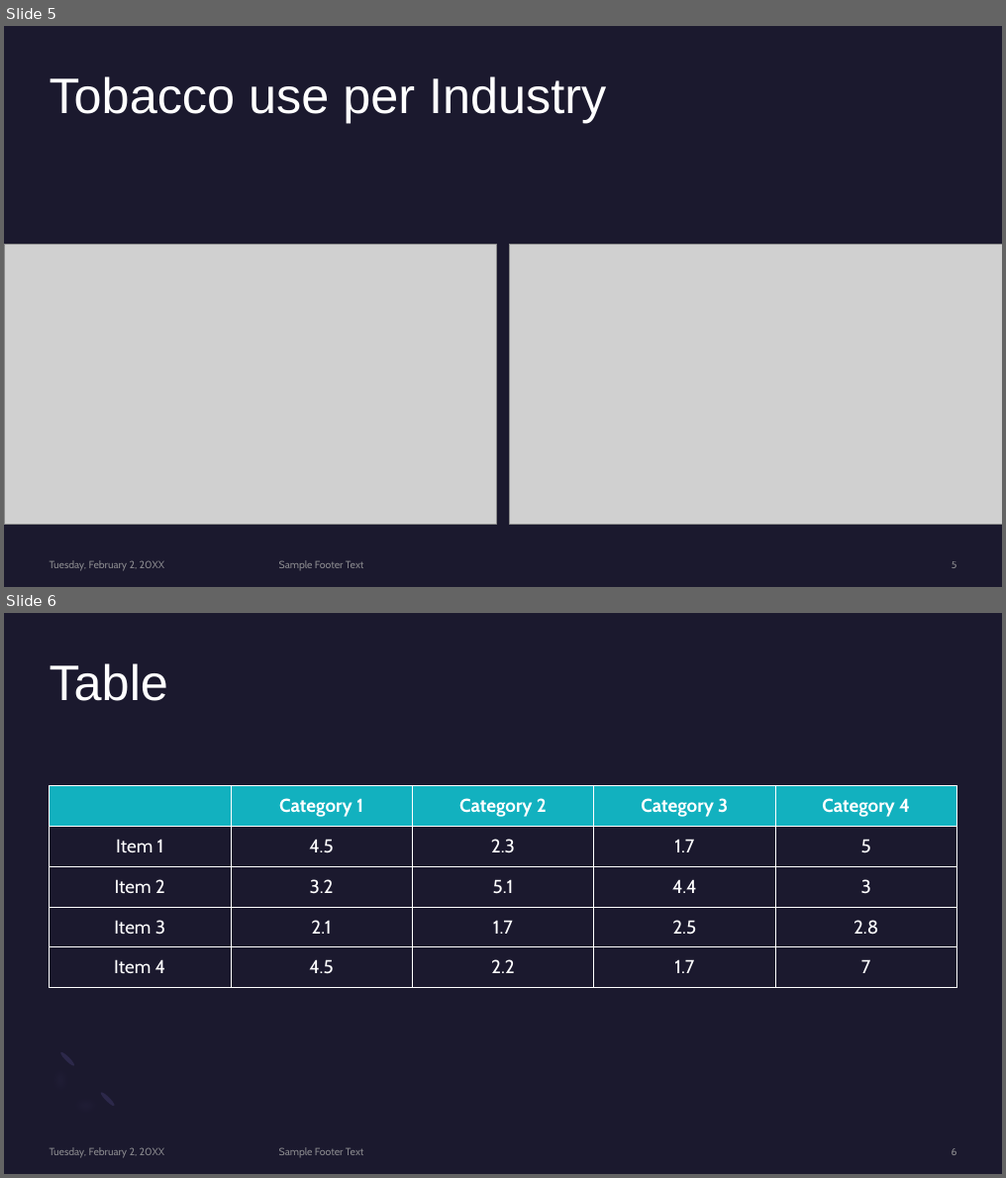
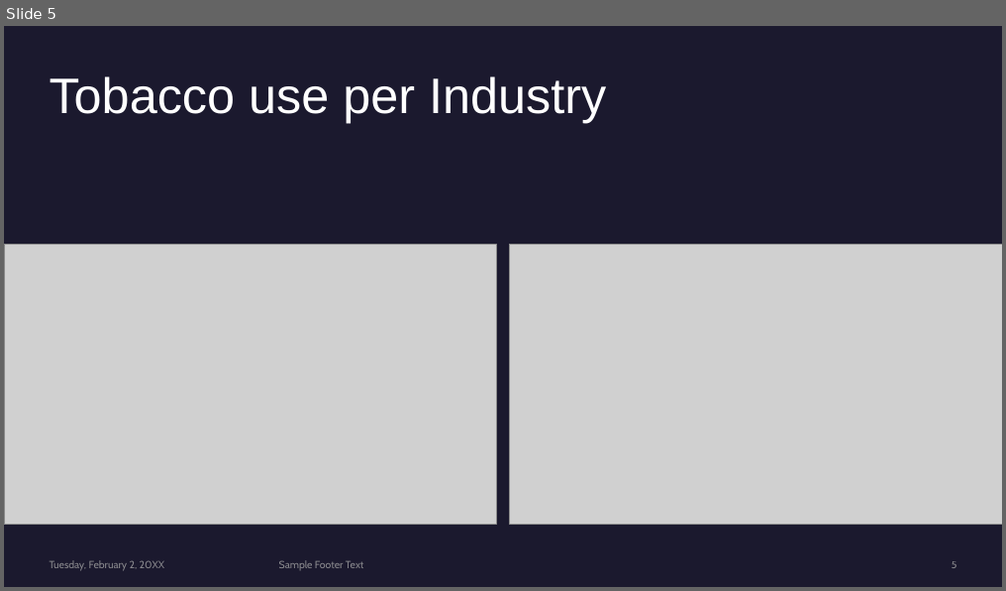
Before and after one commit to AKCase1993/Capstone-NSS-DA7, a slide deck: notebook/Tobacco.pptx. Shown one above the other, each under a label of ours: slides 5 and 6 before the commit, slide 5 after it. The pictures are 1006x1178 and 1006x591 pixels, drawn with LibreOffice and Linux fonts; fonts in the diff are those of the drawing; grey boxes stand for pictures. Boxes give left, top, right and bottom in pixels: in the first picture for what was removed or moved away, otherwise in the second. Text is boxed around its words. In the diff, an @@ line names an element or a change of style, - is before the commit and + after.

```diff
--- a/notebook/Tobacco.pptx
+++ b/notebook/Tobacco.pptx
@@ slide 6 removed at [4, 613, 1002, 1174], background #1B192E; not listed: 1 template element that a slide beside it also shows @@
@@ title removed at [50, 663, 168, 701] @@
-Table
@@ table removed at [49, 786, 958, 988], 5 rows, 5 columns @@
- | Category 1 | Category 2 | Category 3 | Category 4
-Item 1 | 4.5 | 2.3 | 1.7 | 5
-Item 2 | 3.2 | 5.1 | 4.4 | 3
-Item 3 | 2.1 | 1.7 | 2.5 | 2.8
-Item 4 | 4.5 | 2.2 | 1.7 | 7
@@ ellipse removed at [59, 1051, 76, 1067] @@
@@ ellipse removed at [99, 1091, 116, 1108] @@
@@ text removed at [50, 1148, 164, 1158] @@
-Tuesday, February 2, 20XX
@@ text removed at [279, 1148, 364, 1157] @@
-Sample Footer Text
@@ page number removed at [951, 1149, 957, 1156] @@
-6
```
Also in this commit, not shown: 2 slides changed, 4 slides added, 2 other slides removed.
